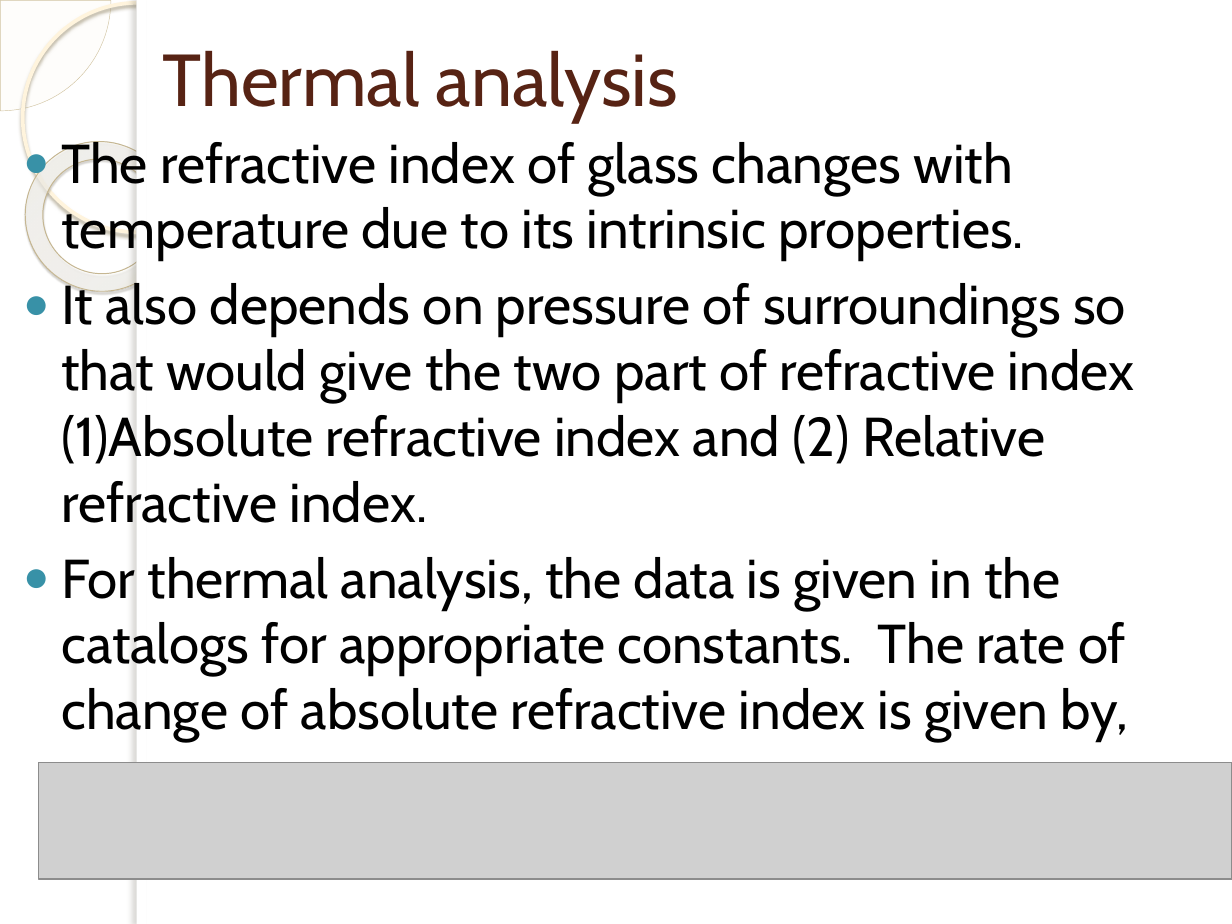
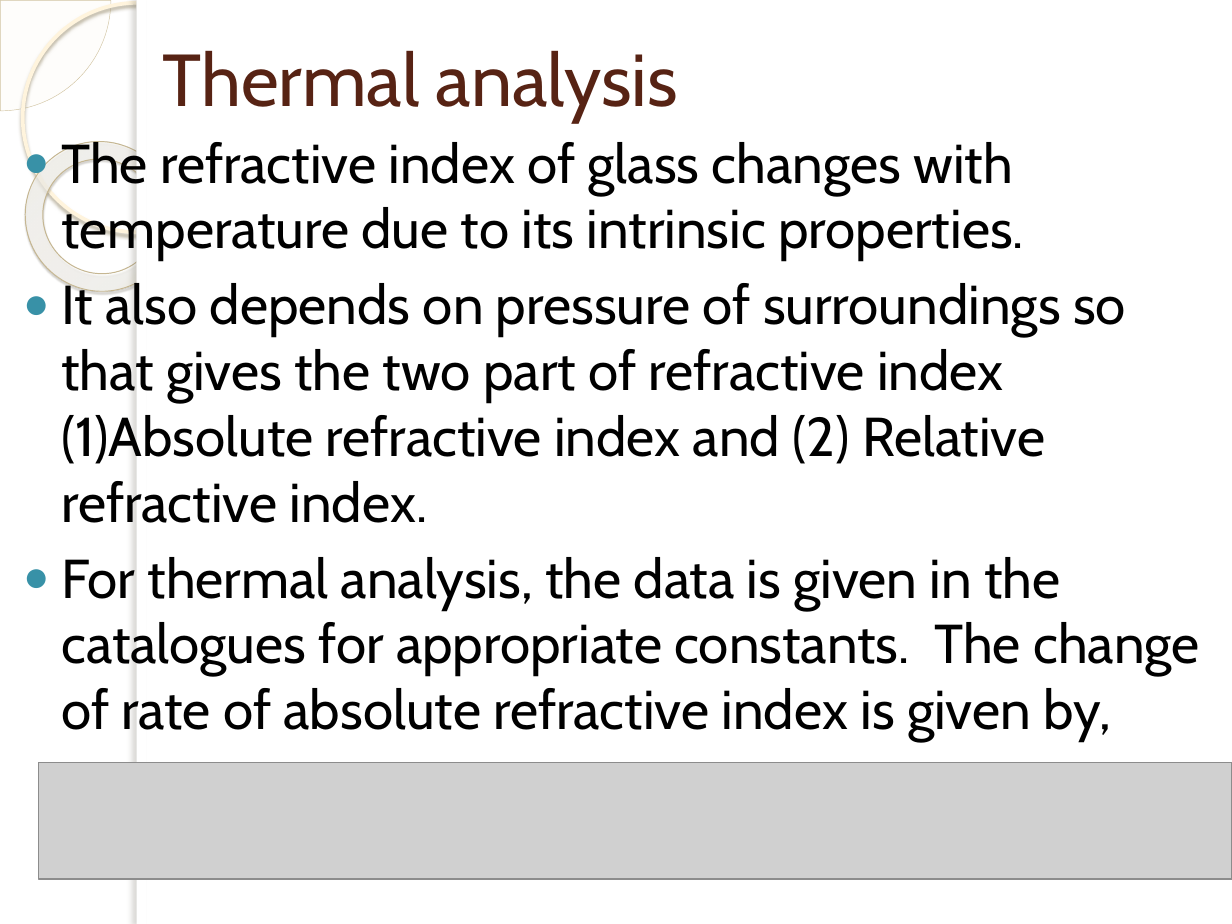
Before and after one commit to rid181198/optical-properties, a slide deck: slide 13 of Optical analysis of different glass types.pptx (slide 14 before the commit). Drawn at 1232x924 pixels with LibreOffice and Linux fonts; fonts in the diff are those of the drawing; grey boxes stand for pictures; background and template pictures are left out. Boxes give left, top, right and bottom in pixels: in the first picture for what was removed or moved away, otherwise in the second. Text is boxed around its words. In the diff, an @@ line names an element or a change of style, - is before the commit and + after.

```diff
--- a/Optical analysis of different glass types.pptx
+++ b/Optical analysis of different glass types.pptx
@@ text at <box>61,278,1200,742</box>: text changed @@
-● It also depends on pressure of surroundings so that would give the two part of refractive index (1)Absolute refractive index and (2) Relative refractive index.
-● For thermal analysis, the data is given in the catalogs for appropriate constants. The rate of change of absolute refractive index is given by,
+● It also depends on pressure of surroundings so that gives the two part of refractive index (1)Absolute refractive index and (2) Relative refractive index.
+● For thermal analysis, the data is given in the catalogues for appropriate constants. The change of rate of absolute refractive index is given by,
```
Also in this commit, not shown: 10 other slides changed, 6 slides added, 1 slide removed, 6 other files.
